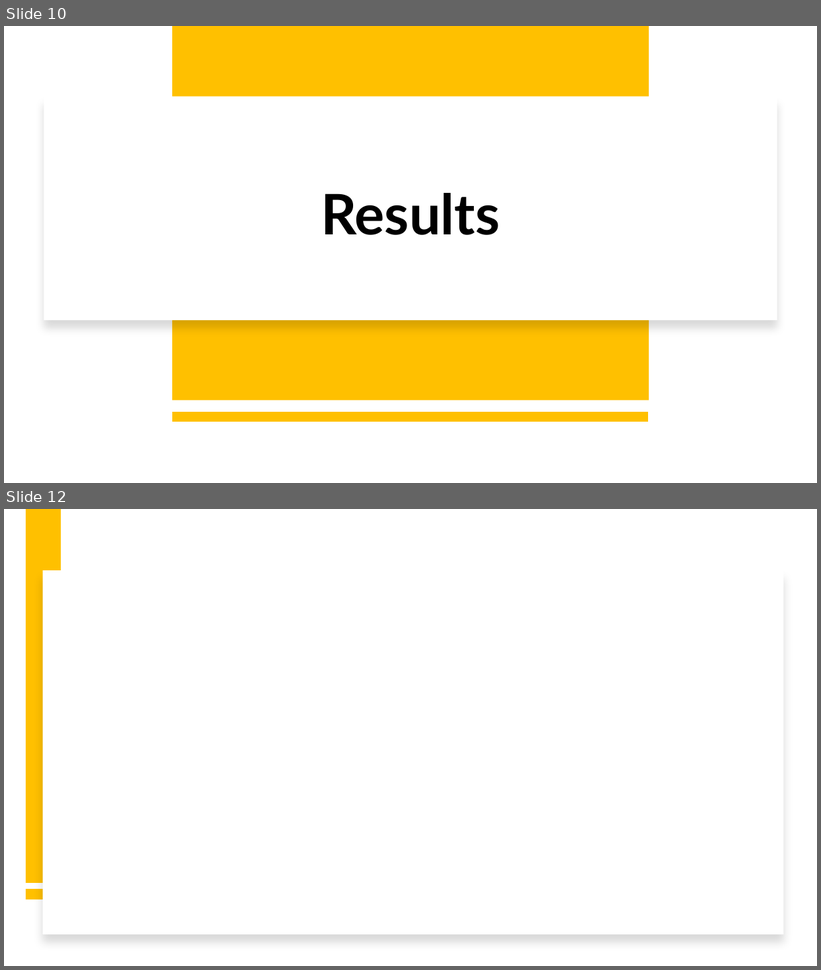
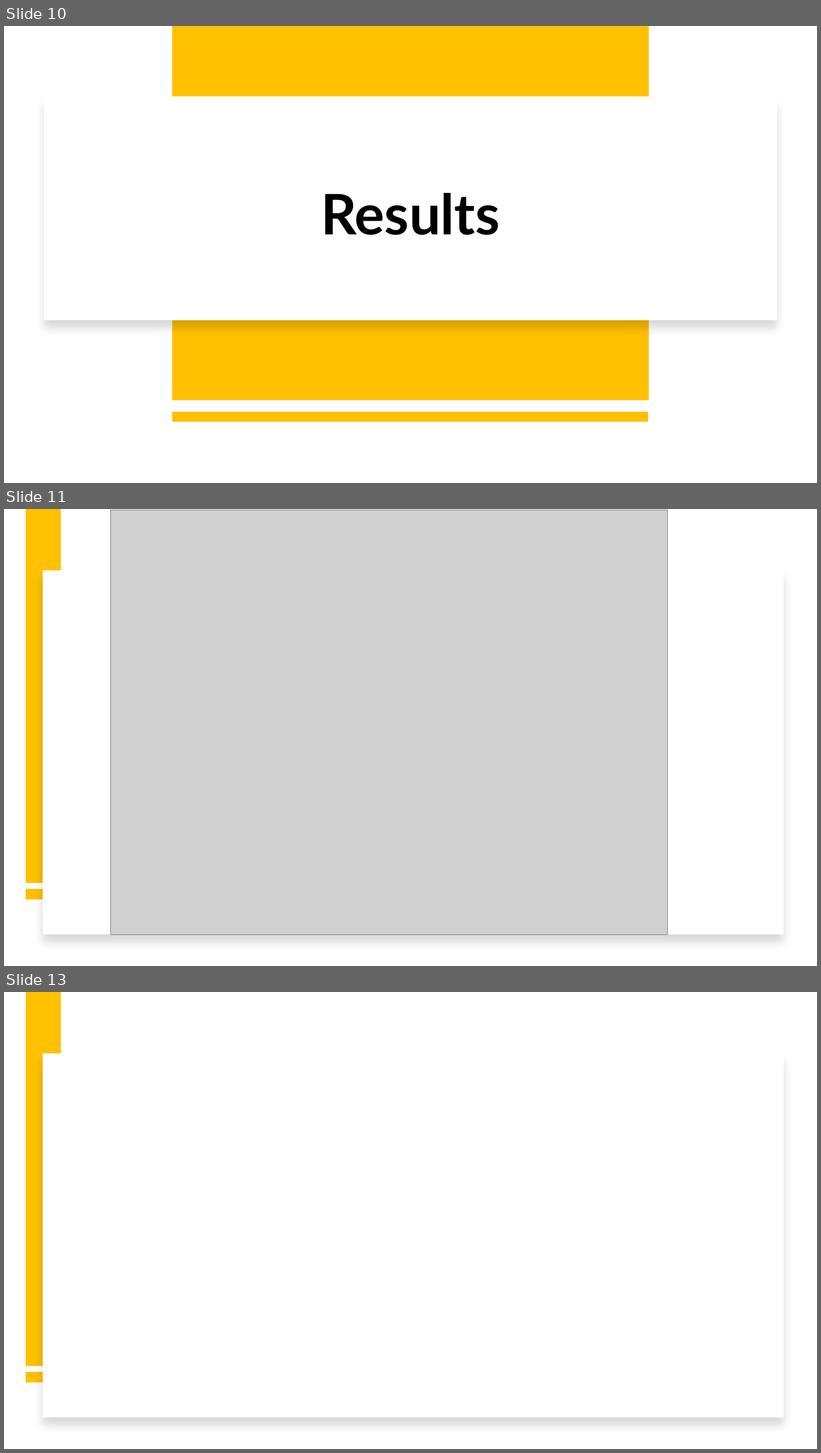
Before and after one commit to Mt122606/Curous-Conquers-, a slide deck: CuriousConquersProject/ProjectPowerpoint.pptx. Shown one above the other, each under a label of ours: slides 10 and 12 before the commit, slides 10, 11 and 13 after it; the slides between them are not shown. The pictures are 821x970 and 821x1453 pixels, drawn with LibreOffice and Linux fonts; fonts in the diff are those of the drawing; grey boxes stand for pictures. Boxes give left, top, right and bottom in pixels: in the first picture for what was removed or moved away, otherwise in the second. Text is boxed around its words. In the diff, an @@ line names an element or a change of style, - is before the commit and + after.

```diff
--- a/CuriousConquersProject/ProjectPowerpoint.pptx
+++ b/CuriousConquersProject/ProjectPowerpoint.pptx
@@ slide 11 added at [4,509,817,966], background #FFFFFF @@
@@ rectangle added at [26,509,61,883], fill #FFC000 @@
@@ picture added at [111,510,668,935] @@
@@ rectangle added at [42,570,783,935], fill #FFFFFF @@
@@ rectangle added at [26,889,61,900], fill #FFC000 @@
@@ what was slide 12 is now slide 13 @@
```
Also in this commit, not shown: 2 slides changed, 1 other slide added, 1 slide removed.
